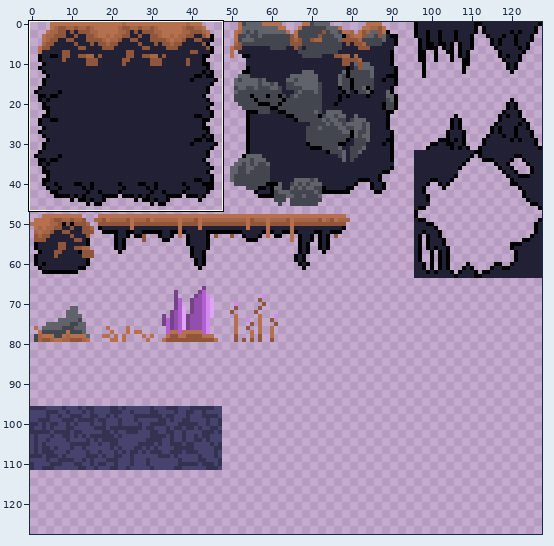
Two states of a sprite sheet, assets/images/tilemaps/underground.png. Above, an overview of the earlier version with the close-up marked.
Close-up. Before the edit:
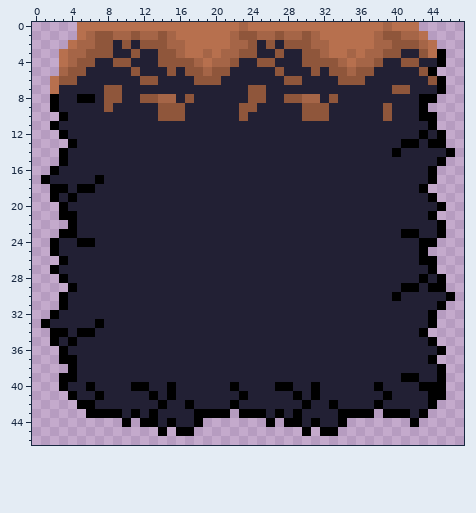
The file is 128x128 pixels. Colours within 5 levels of each other are drawn and written as one. Shown: x 0..47, y 0..46. The commit also changed other parts of the picture, which this record leaves out.
Once edited:
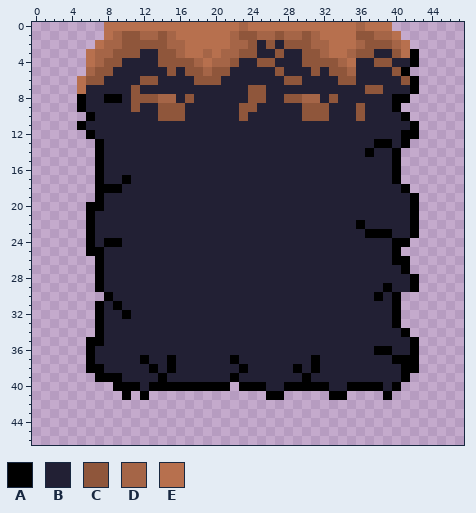
Palette (. is transparent): A #000000  B #222034  C #8f563b  D #a56547  E #b7704e
Changes in this commit:
@@ x 0..47 @@
- 0 .....EEEEEEEEEEEEEEEEEEDEEEEEEEEEEEEEEEDEEE.....
- 1 .....EDCCDDCDDCDEEEEEEDCCDDCDDCDEEEEEEDCCDDE....
- 2 ....EDDCCBCBCCCDDEEEEEDDCBCBCCCDDEEEEEDDCCCDE...
- 3 ...EDDCCCBBCBBCCDEEDEDDCCBBCBBCCDEEDEDDCCBBCEA..
- 4 ...EDCCBBCCBBBCCCCDEDDCBBCCBBBCCCCDEDDCBBCCBBA..
- 5 ...DCCBBBBBCBBBCBCCDCCBBBBBCBBBCBCCDCCBBBBBCA...
- 6 ..ECCBBBBBBBCCBBBBCCCBBBBBBBCCBBBBCCCBBBBBBBCA..
- 7 ..EBBBBBCCBBBBBBBBBBBBBBCCBBBBBBBBBBBBBBCCBBBA..
- 8 ..ABBAABCCBBCCDDBCBBBBBBCCBBCCDDBCBBBBBBBBBAA...
- 9 ..ABBBBBCBBBBBCCCBBBBBBCCBBBBBCCCBBBBBBCBBBA....
-10 ...ABBBBBBBBBBCCCBBBBBBCBBBBBBCCCBBBBBBCBBBAA...
-11 ..ABBBBBBBBBBBBBBBBBBBBBBBBBBBBBBBBBBBBBBBBBA...
-12 ...ABBBBBBBBBBBBBBBBBBBBBBBBBBBBBBBBBBBBBBBABA..
-13 ....ABBBBBBBBBBBBBBBBBBBBBBBBBBBBBBBBBBBBAABAA..
-14 ...ABBBBBBBBBBBBBBBBBBBBBBBBBBBBBBBBBBBBABBBBBA.
-15 ...ABBBBBBBBBBBBBBBBBBBBBBBBBBBBBBBBBBBBBBBBBA..
-16 ..ABBBBBBBBBBBBBBBBBBBBBBBBBBBBBBBBBBBBBBBBBA...
-17 .ABBBBBABBBBBBBBBBBBBBBBBBBBBBBBBBBBBBBBBBBBA...
-18 ..AABAABBBBBBBBBBBBBBBBBBBBBBBBBBBBBBBBBBBBA....
-19 ..ABABBBBBBBBBBBBBBBBBBBBBBBBBBBBBBBBBBBBBBBA...
-20 ...ABBBBBBBBBBBBBBBBBBBBBBBBBBBBBBBBBBBBBBBBBA..
-21 ...AABBBBBBBBBBBBBBBBBBBBBBBBBBBBBBBBBBBBBBBA...
-22 ....ABBBBBBBBBBBBBBBBBBBBBBBBBBBBBBBBBBBBBBBBA..
-23 ...AABBBBBBBBBBBBBBBBBBBBBBBBBBBBBBBBBBBBAABBA..
-24 ..ABBAABBBBBBBBBBBBBBBBBBBBBBBBBBBBBBBBBBBBAA...
-25 ..ABBBBBBBBBBBBBBBBBBBBBBBBBBBBBBBBBBBBBBBBA....
-26 ...ABBBBBBBBBBBBBBBBBBBBBBBBBBBBBBBBBBBBBBBAA...
-27 ..ABBBBBBBBBBBBBBBBBBBBBBBBBBBBBBBBBBBBBBBBBA...
-28 ...ABBBBBBBBBBBBBBBBBBBBBBBBBBBBBBBBBBBBBBBABA..
-29 ....ABBBBBBBBBBBBBBBBBBBBBBBBBBBBBBBBBBBBAABAA..
-30 ...ABBBBBBBBBBBBBBBBBBBBBBBBBBBBBBBBBBBBABBBBBA.
-31 ...ABBBBBBBBBBBBBBBBBBBBBBBBBBBBBBBBBBBBBBBBBA..
-32 ..ABBBBBBBBBBBBBBBBBBBBBBBBBBBBBBBBBBBBBBBBBA...
-33 .ABBBBBABBBBBBBBBBBBBBBBBBBBBBBBBBBBBBBBBBBBA...
-34 ..AABAABBBBBBBBBBBBBBBBBBBBBBBBBBBBBBBBBBBBA....
-35 ..ABABBBBBBBBBBBBBBBBBBBBBBBBBBBBBBBBBBBBBBBA...
-36 ...ABBBBBBBBBBBBBBBBBBBBBBBBBBBBBBBBBBBBBBBBBA..
-37 ...AABBBBBBBBBBBBBBBBBBBBBBBBBBBBBBBBBBBBBBBA...
-38 ....ABBBBBBBBBBBBBBBBBBBBBBBBBBBBBBBBBBBBBBBBA..
-39 ...AABBBBBBBBBBBBBBBBBBBBBBBBBBBBBBBBBBBBAABBA..
-40 ...ABBABBBBAABBABBBBBBABBBBAABBABBBBBBABBBBAAA..
-41 ....ABBABBBBBABABBBBBBBABBBBBABABBBBBBBABBBBAA..
-42 .....AABBBBBBBABBABBBBABBBBBBBABBABBBBABBBBBA...
-43 ......AAAABABABBBBAAAA.AAABABABBBBAAAA.AAABA....
-44 ..........A.AABABBA.......A.AABABBA.......A.....
-45 ..............A.AA............A.AA..............
+ 0 ........EEEEEEEEEEEEEEEDEEEEEEEEEEEEDEEE........
+ 1 ........EDCCDDCDEEEEEEDCCDDCDDCDEEEECCDDE.......
+ 2 .......EDDCCCCCDDEEEEEDDCBCBCCCDDEEEDCCCDE......
+ 3 ......EDDCCCBBCCDEEDEDDCCBBCBBCCDEEDCCBBCEA.....
+ 4 ......EDCCBBBBCCCCDEDDCBBCCBBBCCCCDEBBCCBBA.....
+ 5 ......DCCBBBBBBCBCCDCCBBBBBCBBBCBCCDBBBBCA......
+ 6 .....ECCBBBBCCBBBBCCCBBBBBBBCCBBBBCCBBBBBCA.....
+ 7 .....EBBBBBCBBBBBBBBBBBBCCBBBBBBBBBBBCCBBBA.....
+ 8 .....ABBAABCCCDDBCBBBBBBCCBBCCDDBCBBBBBBAA......
+ 9 .....ABBBBBCBBCCCBBBBBBCCBBBBBCCCBBBCBBBA.......
+10 ......ABBBBBBBCCCBBBBBBCBBBBBBCCCBBBCBBBBA......
+11 .....ABBBBBBBBBBBBBBBBBBBBBBBBBBBBBBBBBBBBA.....
+12 ......ABBBBBBBBBBBBBBBBBBBBBBBBBBBBBBBBBBAA.....
+13 .......ABBBBBBBBBBBBBBBBBBBBBBBBBBBBBBAABA......
+14 .......ABBBBBBBBBBBBBBBBBBBBBBBBBBBBBABBA.......
+15 .......ABBBBBBBBBBBBBBBBBBBBBBBBBBBBBBBBA.......
+16 .......ABBBBBBBBBBBBBBBBBBBBBBBBBBBBBBBBA.......
+17 .......ABBABBBBBBBBBBBBBBBBBBBBBBBBBBBBBA.......
+18 .......AAABBBBBBBBBBBBBBBBBBBBBBBBBBBBBBBA......
+19 .......ABBBBBBBBBBBBBBBBBBBBBBBBBBBBBBBBBBA.....
+20 ......AABBBBBBBBBBBBBBBBBBBBBBBBBBBBBBBBBBA.....
+21 ......ABBBBBBBBBBBBBBBBBBBBBBBBBBBBBBBBBBBA.....
+22 ......ABBBBBBBBBBBBBBBBBBBBBBBBBBBBBABBBBBA.....
+23 ......ABBBBBBBBBBBBBBBBBBBBBBBBBBBBBBAAABBA.....
+24 ......ABAABBBBBBBBBBBBBBBBBBBBBBBBBBBBBBAA......
+25 ......AABBBBBBBBBBBBBBBBBBBBBBBBBBBBBBBBA.......
+26 .......ABBBBBBBBBBBBBBBBBBBBBBBBBBBBBBBBAA......
+27 .......ABBBBBBBBBBBBBBBBBBBBBBBBBBBBBBBBBA......
+28 .......ABBBBBBBBBBBBBBBBBBBBBBBBBBBBBBBBBBA.....
+29 .......ABBBBBBBBBBBBBBBBBBBBBBBBBBBBBBBABBA.....
+30 ........ABBBBBBBBBBBBBBBBBBBBBBBBBBBBBABA.......
+31 .......ABABBBBBBBBBBBBBBBBBBBBBBBBBBBBBBA.......
+32 .......ABBABBBBBBBBBBBBBBBBBBBBBBBBBBBBBA.......
+33 .......ABBBBBBBBBBBBBBBBBBBBBBBBBBBBBBBBA.......
+34 .......ABBBBBBBBBBBBBBBBBBBBBBBBBBBBBBBBBA......
+35 ......AABBBBBBBBBBBBBBBBBBBBBBBBBBBBBBBBBBA.....
+36 ......ABBBBBBBBBBBBBBBBBBBBBBBBBBBBBBBAABBA.....
+37 ......ABBBBBABBABBBBBBABBBBBBBBABBBBBBBBAAA.....
+38 ......AABBBBBABABBBBBBBABBBBBABABBBBBBBBBAA.....
+39 .......AAABBBBABBBBBBBABBBBBBBABBBBBBBBBBA......
+40 .........AAABAAAAAAAAA.AAABBAAAAABBAAAABA.......
+41 ..........A.A.............AA.....AA....A........
+42 ................................................
+43 ................................................
+44 ................................................
+45 ................................................
 46 ................................................
Where, in picture pixels (left, top, right, bottom), the same in both close-ups:
changed: (41, 22, 455, 436)
